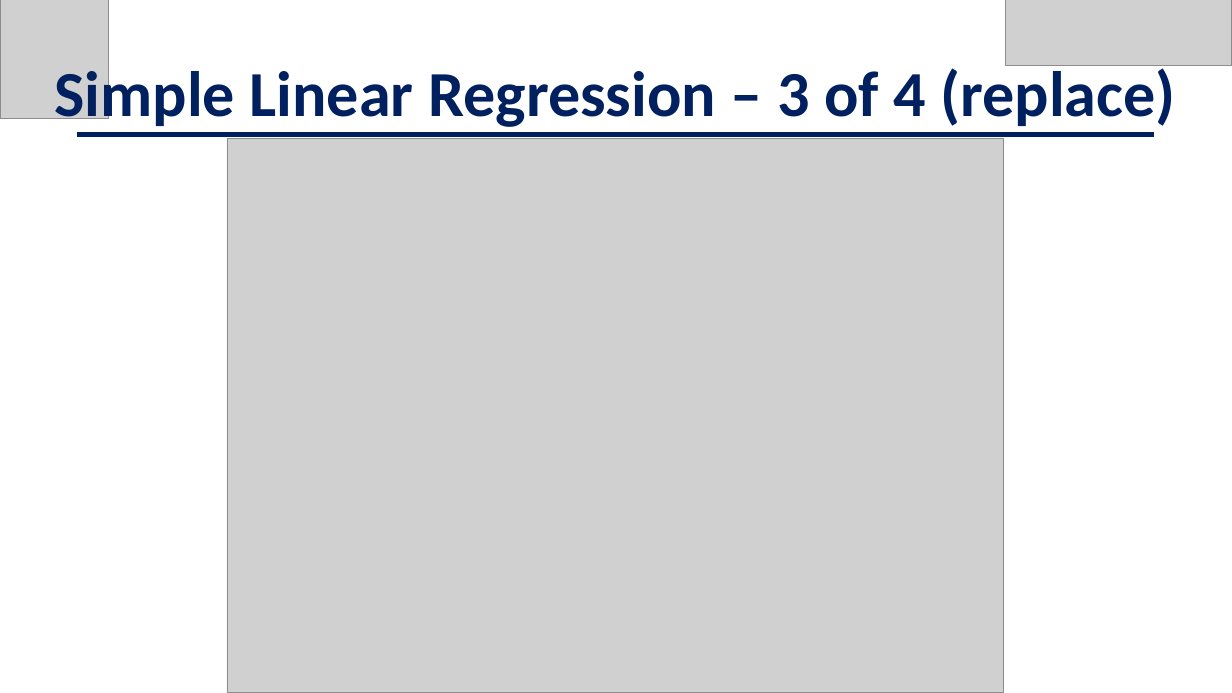
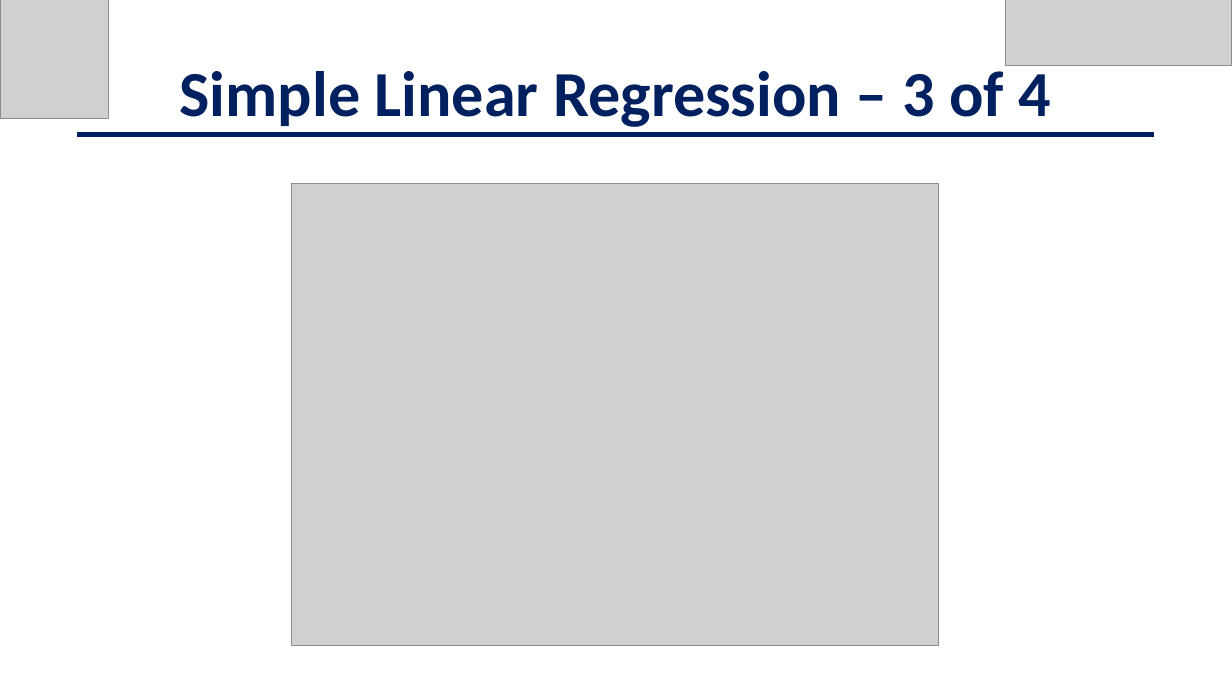
Before and after one commit to jschild01/JMB_DATS_6101, a slide deck: slide 14 of Project2/EDA_LendingClub_Slides - Project 2.pptx (slide 13 before the commit). Drawn at 1232x693 pixels with LibreOffice and Linux fonts; fonts in the diff are those of the drawing; grey boxes stand for pictures. Boxes give left, top, right and bottom in pixels: in the first picture for what was removed or moved away, otherwise in the second. Text is boxed around its words. In the diff, an @@ line names an element or a change of style, - is before the commit and + after.

```diff
--- a/Project2/EDA_LendingClub_Slides - Project 2.pptx
+++ b/Project2/EDA_LendingClub_Slides - Project 2.pptx
@@ text at bbox=[180, 62, 1050, 127]: text changed @@
-Simple Linear Regression – 3 of 4 (replace)
+Simple Linear Regression – 3 of 4
@@ picture: place and size @@
-picture at bbox=[227, 139, 1004, 693]
+picture at bbox=[292, 184, 939, 646]
```
Also in this commit, not shown: 8 other slides changed, 8 slides added.
